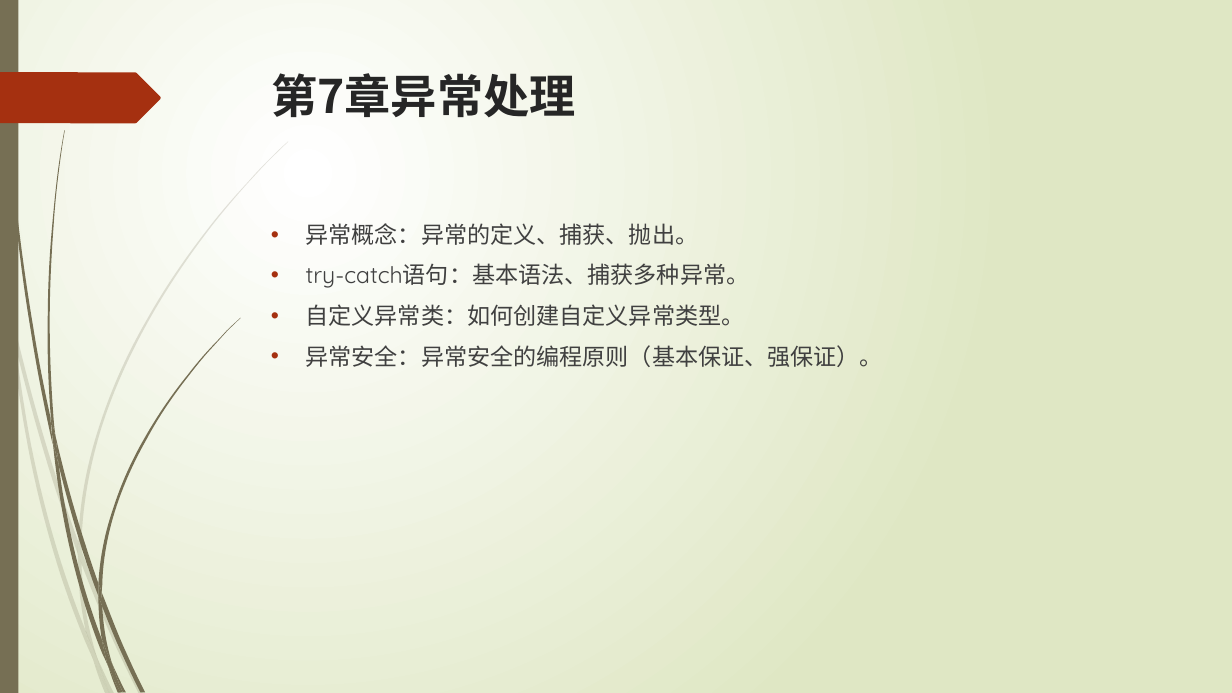
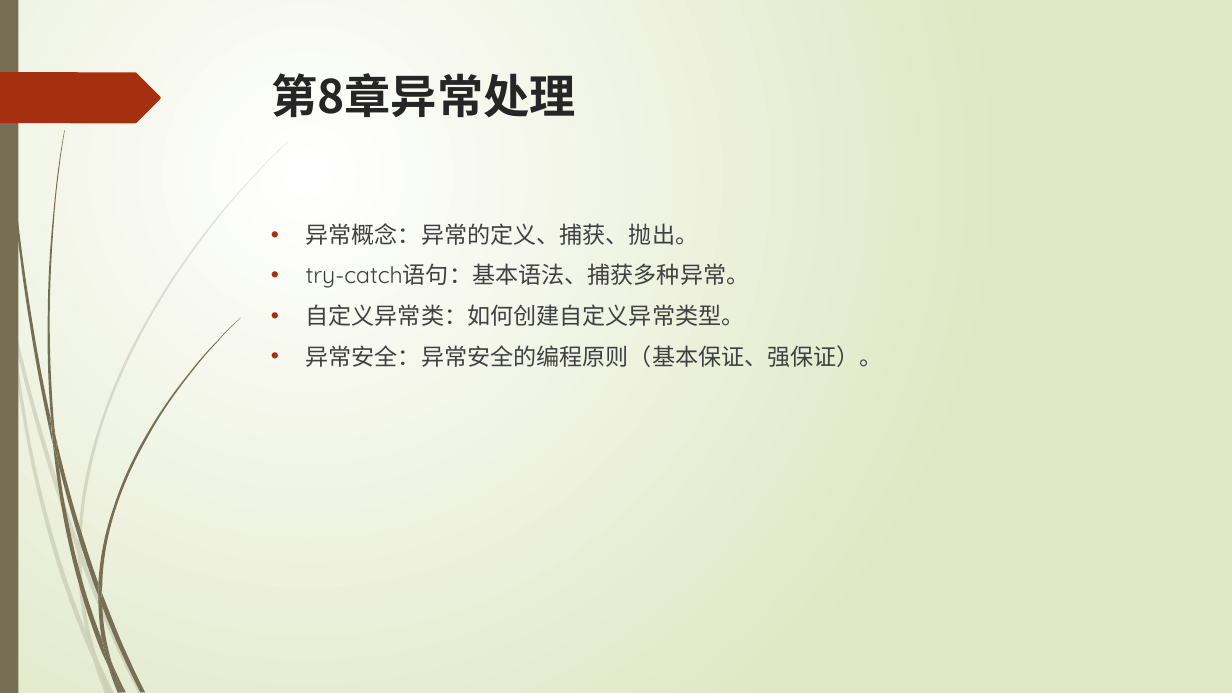
Before and after one commit to liuty2006/learn, a slide deck: slide 43 of learn_cpp/docs/C++语言培训.pptx (slide 20 before the commit). Drawn at 1232x693 pixels with LibreOffice and Linux fonts; fonts in the diff are those of the drawing. Boxes give left, top, right and bottom in pixels: in the first picture for what was removed or moved away, otherwise in the second. Text is boxed around its words. In the diff, an @@ line names an element or a change of style, - is before the commit and + after.

```diff
--- a/learn_cpp/docs/C++语言培训.pptx
+++ b/learn_cpp/docs/C++语言培训.pptx
@@ title at <box>271,73,575,117</box>: text changed @@
-第7章异常处理
+第8章异常处理
```
Also in this commit, not shown: 8 other slides changed, 23 slides added, 16 other files.
